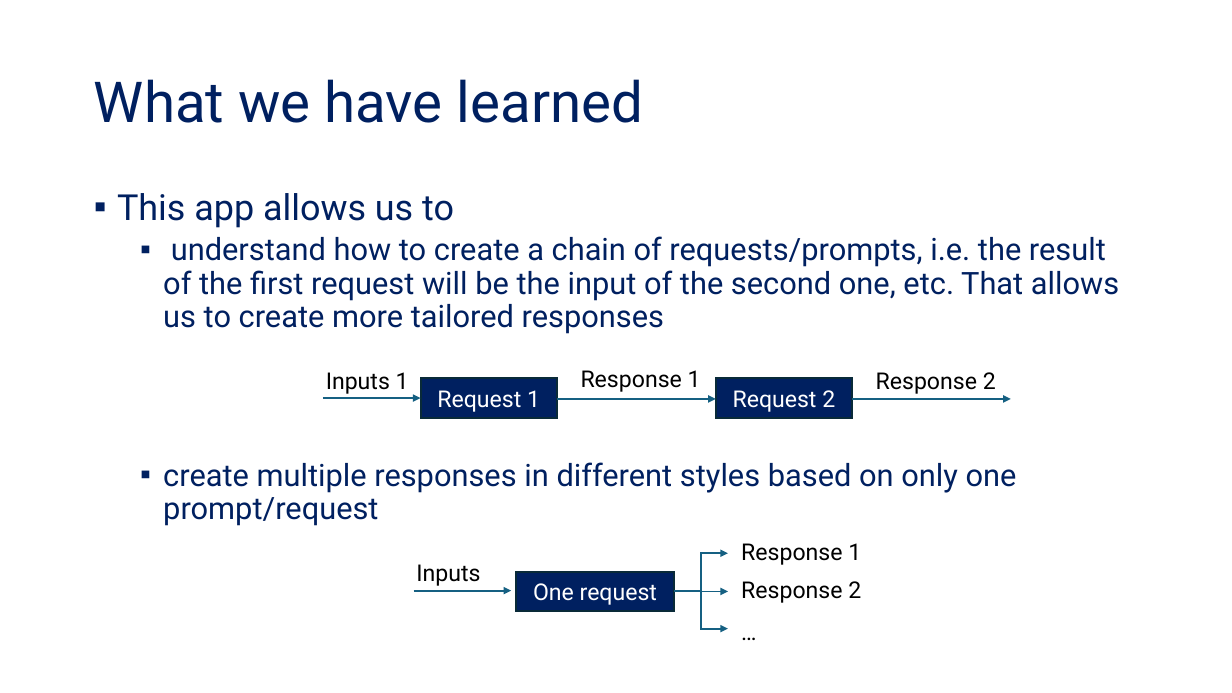
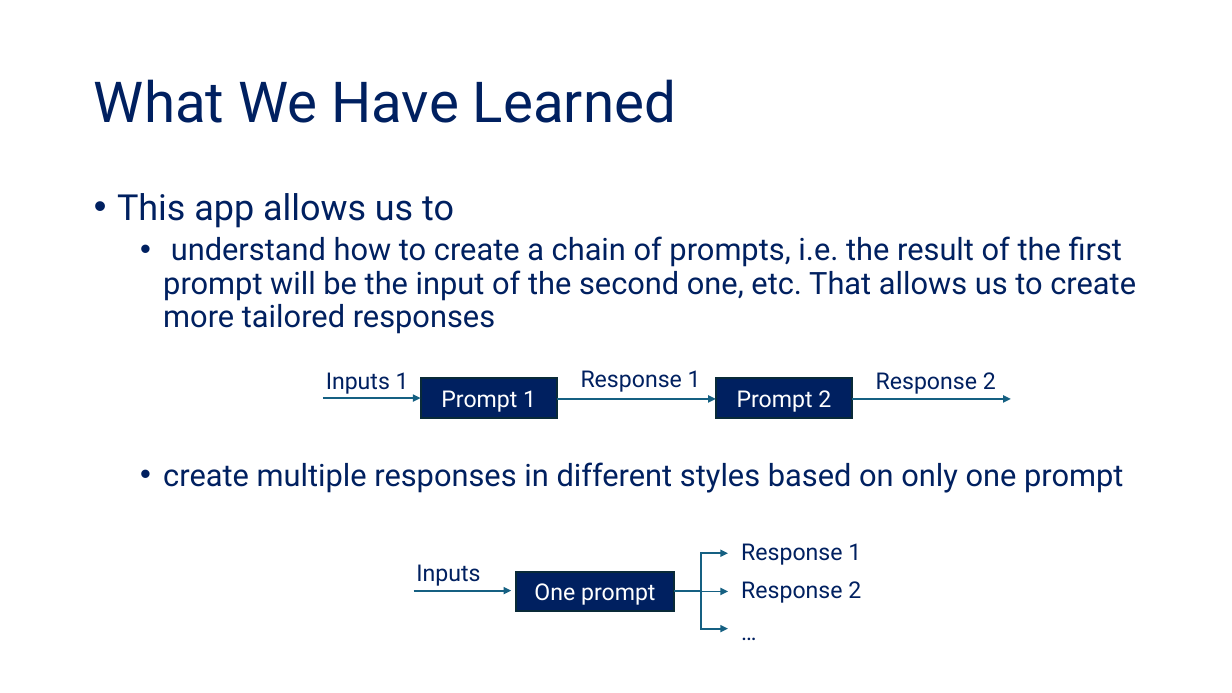
Before and after one commit to tanquangduong/transformer-pt, a slide deck: slide 19 of presentation/Transformer_Udemy/Udemy_P6_Building LLM web applications.pptx. Drawn at 1232x693 pixels with LibreOffice and Linux fonts; fonts in the diff are those of the drawing. Boxes give left, top, right and bottom in pixels: in the first picture for what was removed or moved away, otherwise in the second. Text is boxed around its words. In the diff, an @@ line names an element or a change of style, - is before the commit and + after.

```diff
--- a/presentation/Transformer_Udemy/Udemy_P6_Building LLM web applications.pptx
+++ b/presentation/Transformer_Udemy/Udemy_P6_Building LLM web applications.pptx
@@ title at bbox=[94, 79, 676, 123]: text changed @@
-What we have learned
+What We Have Learned
@@ text at bbox=[163, 236, 1136, 493]: text changed @@
-  ▪ understand how to create a chain of requests/prompts, i.e. the result of the first request will be the input of the second one, etc. That allows us to create more tailored responses
-  ▪ create multiple responses in different styles based on only one prompt/request
+  • understand how to create a chain of prompts, i.e. the result of the first prompt will be the input of the second one, etc. That allows us to create more tailored responses
+  • create multiple responses in different styles based on only one prompt
@@ text in rectangle at bbox=[441, 390, 536, 412]: text changed @@
-Request 1
+Prompt 1
@@ text in rectangle at bbox=[737, 390, 831, 412]: text changed @@
-Request 2
+Prompt 2
@@ text in rectangle at bbox=[534, 583, 655, 605]: text changed @@
-One request
+One prompt
@@ text colour #000000 to #002060 in 7 elements at bbox=[326, 372, 409, 394], bbox=[581, 370, 701, 392], bbox=[876, 372, 996, 394], bbox=[416, 564, 480, 586], bbox=[741, 543, 861, 565], bbox=[741, 581, 861, 603], bbox=[732, 613, 774, 650] @@
```
Also in this commit, not shown: 51 other slides changed, 1 slide added, 5 other files.
